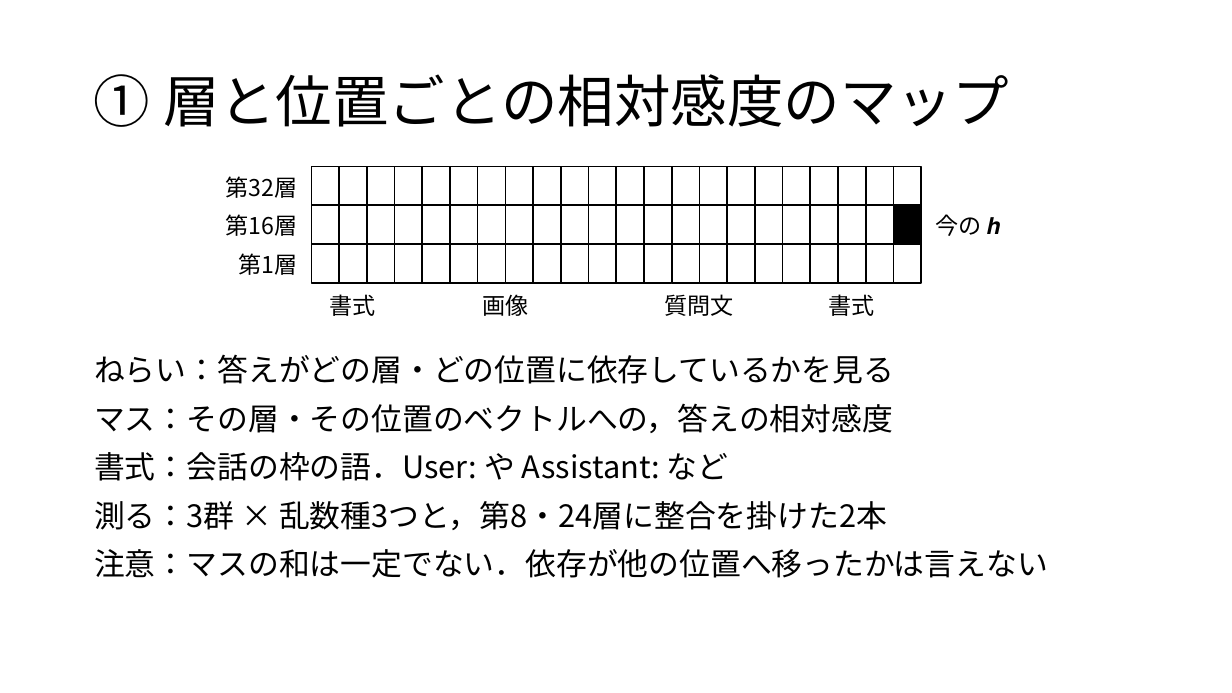
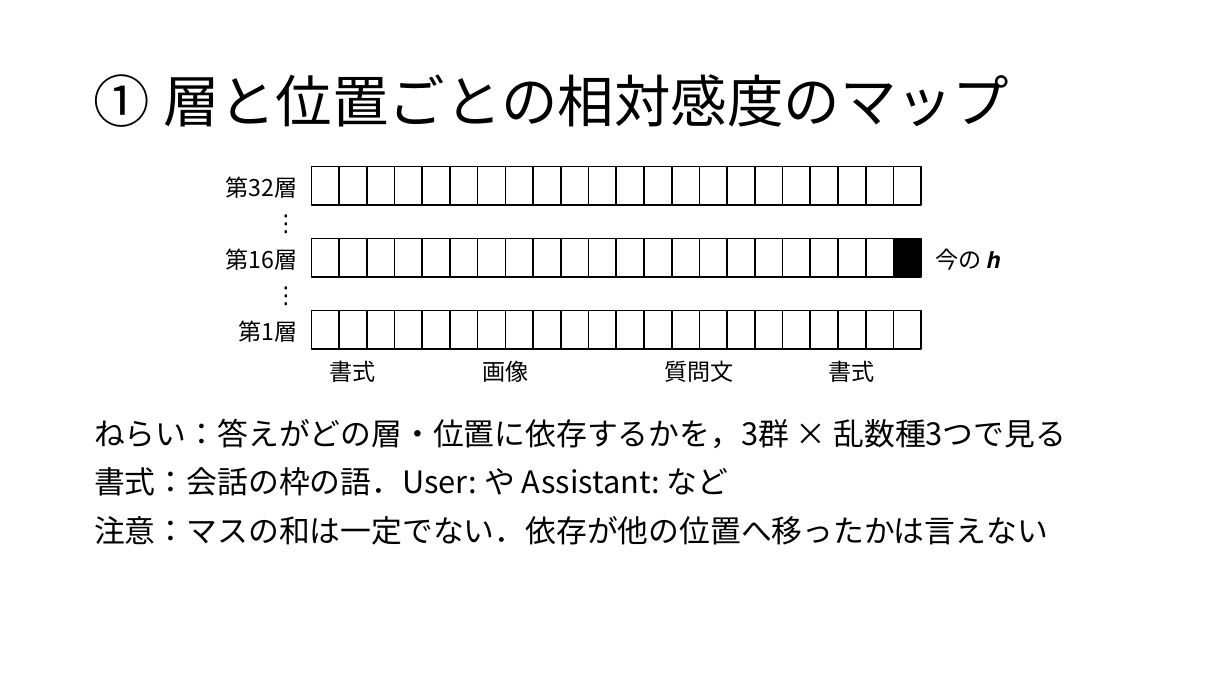
Before and after one commit to tomoking2004/taskalign, a slide deck: slide 5 of presentations/20261120_進捗報告.pptx. Drawn at 1232x693 pixels with LibreOffice and Linux fonts; fonts in the diff are those of the drawing. Boxes give left, top, right and bottom in pixels: in the first picture for what was removed or moved away, otherwise in the second. Text is boxed around its words. In the diff, an @@ line names an element or a change of style, - is before the commit and + after.

Commit message:
docs: trim the 20 November progress report
- 20261120_進捗報告.pptx：5枚目の図の行を「第32層／⋮／第16層／⋮／第1層」にし，全32層を測ることを示した（本人の指摘）．第8・24層に整合を掛けた試走2本は，図の層と同じ語で書くと測る層に見えるので，スライドから外した（研究文書 §8.5 第1歩には残る）．あわせて全8枚から，題や図が既に言っている行を外して6行減らした——2枚目の件数，3枚目の赤字の2文を1文に，5枚目の「マス」と「測る」，7・8枚目の「ねらい」．7枚目の図の「候補」は3枚目の「候補」と別のものなので「選ぶ先」とした
- principles.md：ほかの所が既に言っていることは行にせず，文の数を伝わる範囲で最も少なくする（本人の指示，2026-11-19）．図の軸が一部だけなら略した印で全体を示し，脇の測定を軸の一部に見せない（本人の指摘，同日）
- 確定前の走査：PowerPoint で開いて8枚を画像で確かめた．validate.py に合格し，文字の走査とメモはどちらも 0 件，PDF の書体は游明朝と Cambria Math だけだった．この直しには検査役を立てていない

```diff
--- a/presentations/20261120_進捗報告.pptx
+++ b/presentations/20261120_進捗報告.pptx
@@ text added at bbox=[205, 207, 298, 238], 18 pt, text #000000 @@
+⋮
@@ 22 rectangles, 2 texts: place and size @@
-22 rectangles, 2 texts at bbox=[226, 205, 1000, 244]
+22 rectangles, 2 texts at bbox=[226, 238, 1000, 277]
@@ text added at bbox=[205, 279, 298, 310], 18 pt, text #000000 @@
+⋮
@@ 16 rectangles: place and size @@
-16 rectangles at bbox=[339, 244, 921, 283]
+16 rectangles at bbox=[311, 311, 894, 349]
@@ 5 rectangles: place and size @@
-5 rectangles at bbox=[422, 244, 866, 283]
+5 rectangles at bbox=[395, 311, 838, 349]
@@ rectangle: place and size @@
-rectangle at bbox=[311, 244, 339, 283]
+rectangle at bbox=[894, 311, 921, 349]
@@ 5 texts: place and size @@
-5 texts at bbox=[238, 253, 875, 316]
+5 texts at bbox=[238, 320, 875, 382]
@@ text "ねらい：答えがどの層・位置に依存するかを，3群 × 乱数種3つで見る": place and size @@
-text "ねらい：答えがどの層・位置に依存するかを，3群 × 乱数種3つで見る" at bbox=[94, 354, 1048, 578]
+text "ねらい：答えがどの層・位置に依存するかを，3群 × 乱数種3つで見る" at bbox=[94, 418, 1066, 545]
@@ text at bbox=[94, 418, 1066, 448]: text changed @@
-ねらい：答えがどの層・どの位置に依存しているかを見る
-マス：その層・その位置のベクトルへの，答えの相対感度
+ねらい：答えがどの層・位置に依存するかを，3群 × 乱数種3つで見る
@@ text at bbox=[94, 501, 887, 530]: paragraph removed @@
-測る：3群 × 乱数種3つと，第8・24層に整合を掛けた2本
```
Also in this commit, not shown: 4 other slides changed, 1 other file.
